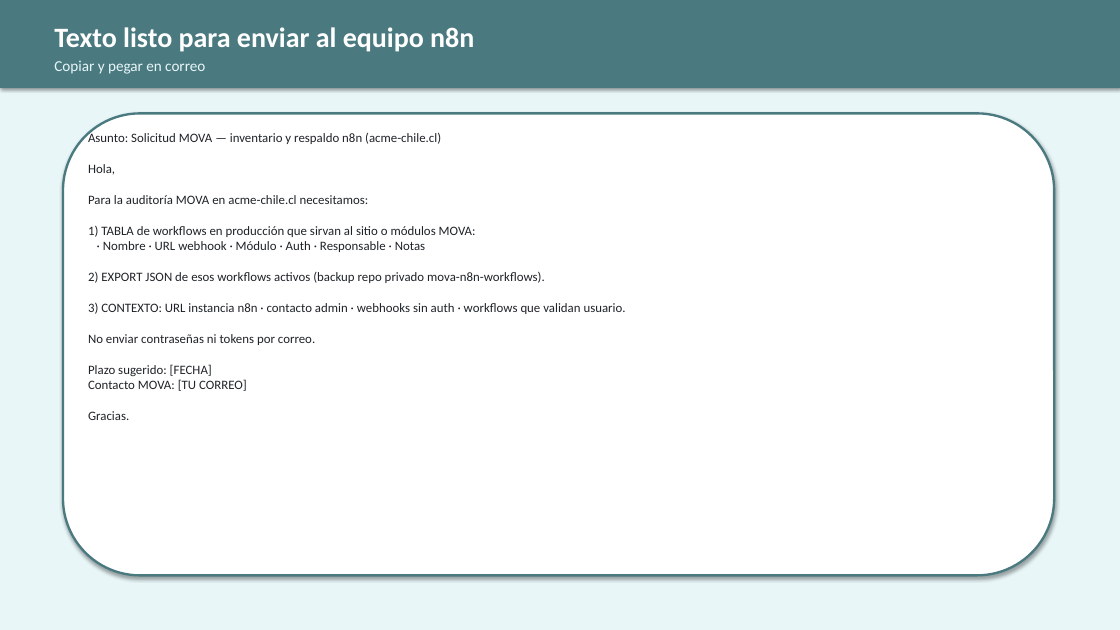
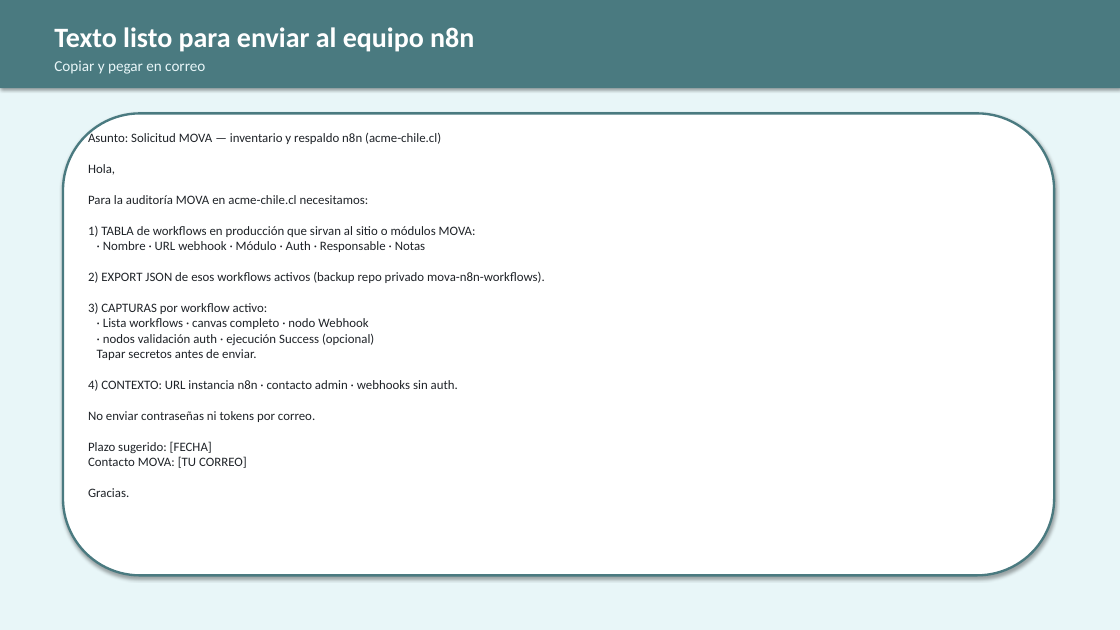
Before and after one commit to JosefaOgalde/organizacion, a slide deck: slide 16 of index/clientes/mkof/MOVA-GitHub-N8n-Checklist.pptx (slide 14 before the commit). Drawn at 1120x630 pixels with LibreOffice and Linux fonts; fonts in the diff are those of the drawing. Boxes give left, top, right and bottom in pixels: in the first picture for what was removed or moved away, otherwise in the second. Text is boxed around its words. In the diff, an @@ line names an element or a change of style, - is before the commit and + after.

```diff
--- a/index/clientes/mkof/MOVA-GitHub-N8n-Checklist.pptx
+++ b/index/clientes/mkof/MOVA-GitHub-N8n-Checklist.pptx
@@ text at [88,132,545,497]: text changed @@
-Asunto: Solicitud MOVA — inventario y respaldo n8n (acme-chile.cl)
-Hola,
-Para la auditoría MOVA en acme-chile.cl necesitamos:
-1) TABLA de workflows en producción que sirvan al sitio o módulos MOVA:
-· Nombre · URL webhook · Módulo · Auth · Responsable · Notas
-2) EXPORT JSON de esos workflows activos (backup repo privado mova-n8n-workflows).
-3) CONTEXTO: URL instancia n8n · contacto admin · webhooks sin auth · workflows que validan usuario.
-No enviar contraseñas ni tokens por correo.
-Plazo sugerido: [FECHA]
-Contacto MOVA: [TU CORREO]
-Gracias.
+Asunto: Solicitud MOVA — inventario y respaldo n8n (acme-chile.cl)
+Hola,
+Para la auditoría MOVA en acme-chile.cl necesitamos:
+1) TABLA de workflows en producción que sirvan al sitio o módulos MOVA:
+· Nombre · URL webhook · Módulo · Auth · Responsable · Notas
+2) EXPORT JSON de esos workflows activos (backup repo privado mova-n8n-workflows).
+3) CAPTURAS por workflow activo:
+· Lista workflows · canvas completo · nodo Webhook
+· nodos validación auth · ejecución Success (opcional)
+Tapar secretos antes de enviar.
+4) CONTEXTO: URL instancia n8n · contacto admin · webhooks sin auth.
+No enviar contraseñas ni tokens por correo.
+Plazo sugerido: [FECHA]
+Contacto MOVA: [TU CORREO]
+Gracias.
```
Also in this commit, not shown: 7 other slides changed, 2 slides added, 13 other files.
